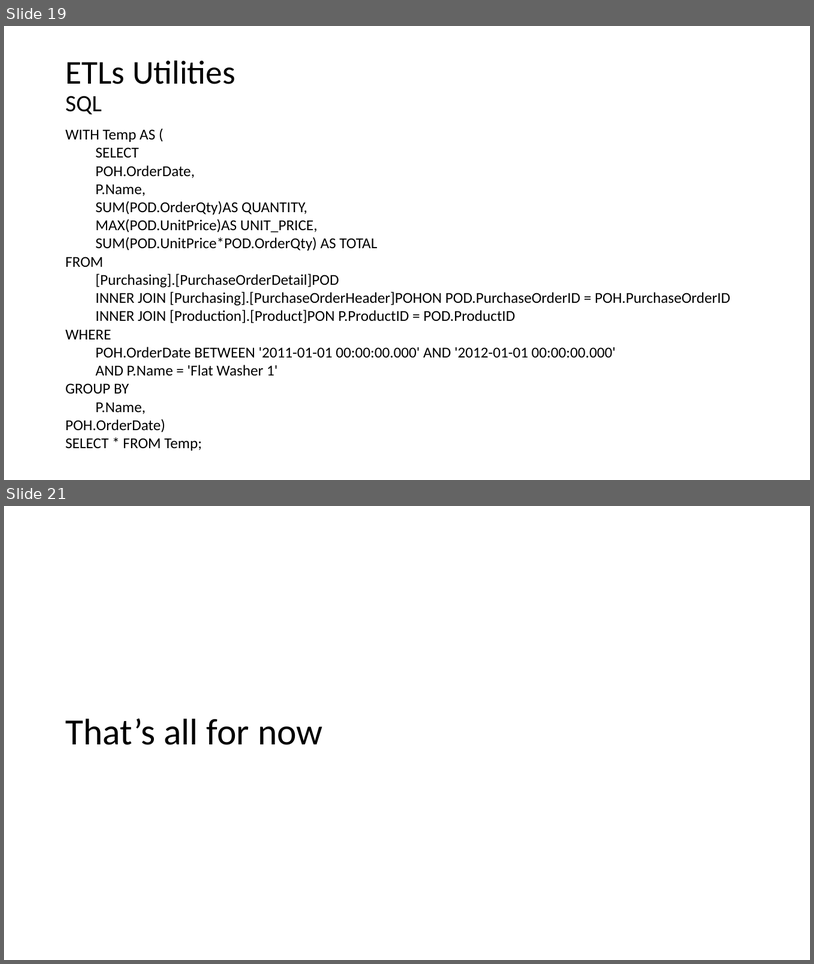
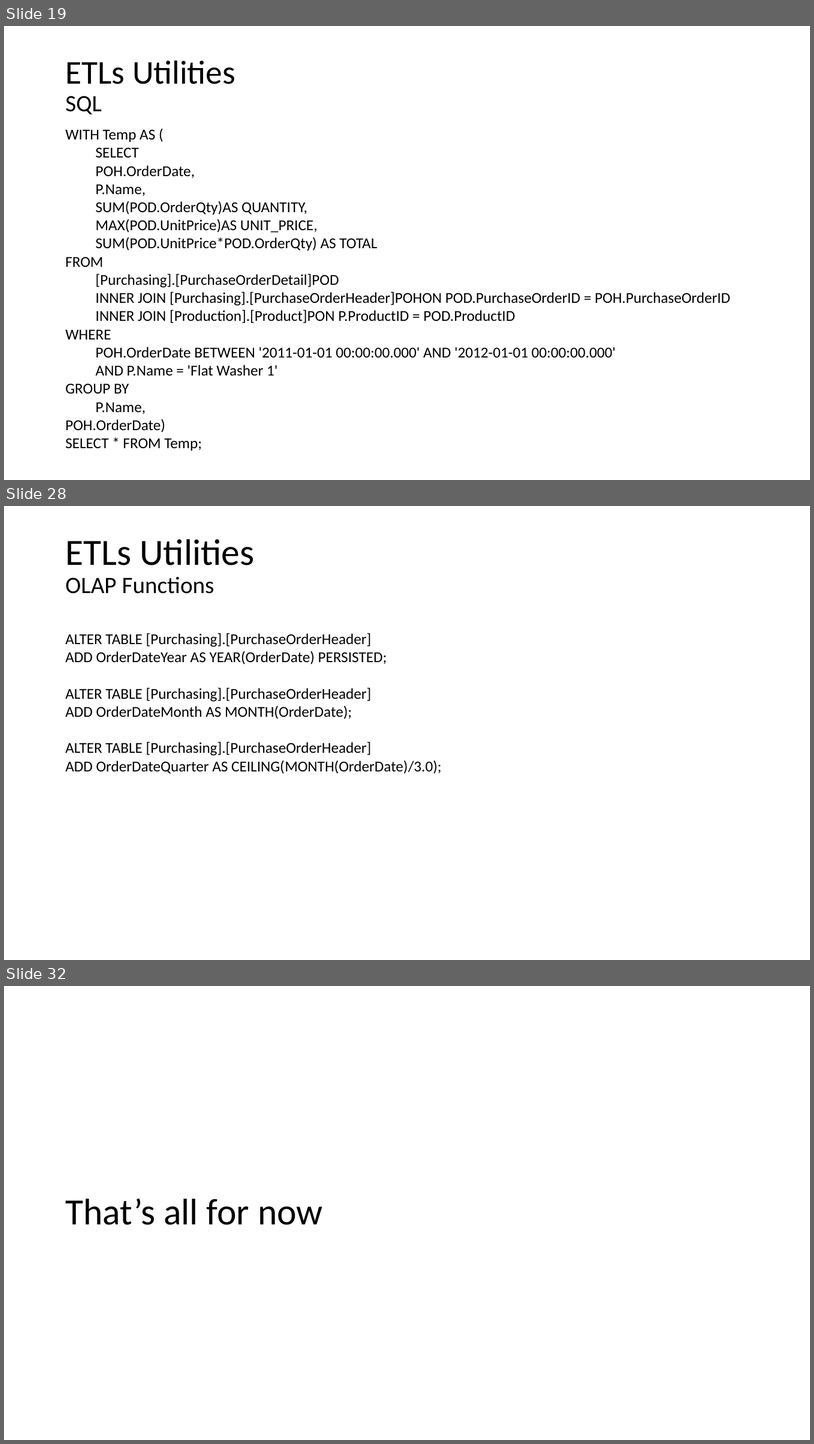
Before and after one commit to mpenarprz/RandomUtils, a slide deck: Short Talks/Data Warehouse/DataWarehouse.pptx. Shown one above the other, each under a label of ours: slides 19 and 21 before the commit, slides 19, 28 and 32 after it; the slides between them are not shown. The pictures are 814x964 and 814x1444 pixels, drawn with LibreOffice and Linux fonts; fonts in the diff are those of the drawing. Boxes give left, top, right and bottom in pixels: in the first picture for what was removed or moved away, otherwise in the second. Text is boxed around its words. In the diff, an @@ line names an element or a change of style, - is before the commit and + after.

```diff
--- a/Short Talks/Data Warehouse/DataWarehouse.pptx
+++ b/Short Talks/Data Warehouse/DataWarehouse.pptx
@@ slide 28 added at (x1=4, y1=506, x2=810, y2=960), background #FFFFFF @@
@@ title added at (x1=65, y1=539, x2=254, y2=594), 44 pt, text #000000 @@
+ETLs Utilities
+OLAP Functions
@@ text added at (x1=65, y1=633, x2=442, y2=774), 18 pt, text #000000 @@
+ALTER TABLE [Purchasing].[PurchaseOrderHeader]
+ADD OrderDateYear AS YEAR(OrderDate) PERSISTED;
+ALTER TABLE [Purchasing].[PurchaseOrderHeader]
+ADD OrderDateMonth AS MONTH(OrderDate);
+ALTER TABLE [Purchasing].[PurchaseOrderHeader]
+ADD OrderDateQuarter AS CEILING(MONTH(OrderDate)/3.0);
@@ what was slide 21 is now slide 32 @@
```
Also in this commit, not shown: 1 slide changed, 10 other slides added, 1 other file.
